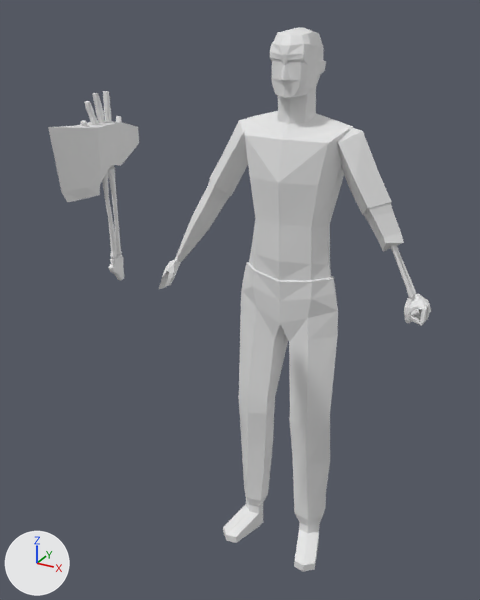
The Blender file salemstalker/Assets/3D/charatermodel/lumberjacktest.blend as it was, and as the next commit left it.
Both versions are drawn from a 50 mm lens placed at (0.855, -1.902, 1.916), pointed at (-0.047, -0.262, 1.096). The lights are fixed; the arrows at lower left show +X, +Y and +Z.

Objects in the first picture: 'Cube.001', 'Cube.002', 'Cube.007', 'arms', 'body', 'head'.
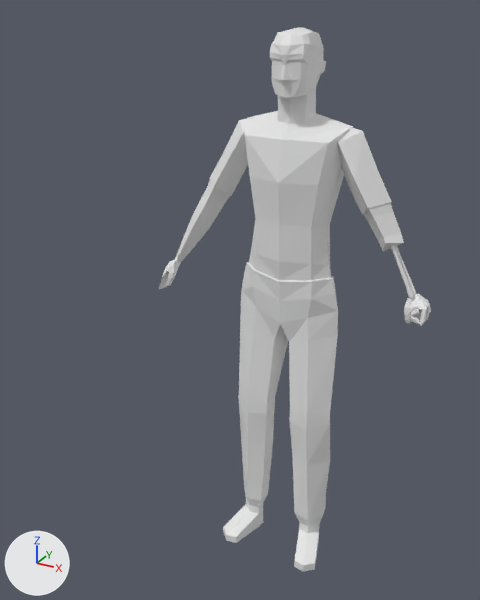
Edits to the scene script, one JSON object a line:
```json
{"op": "add", "block": "ob_cube_001", "code": "ob_cube_001.hide_set(True)"}
{"op": "add", "block": "ob_cube_002", "code": "ob_cube_002.hide_set(True)"}
```

Where the change shows, as pixel boxes [x1, y1, x2, y2] in the pictures (480 x 600 px):
```json
{"object": "Cube.001", "change": "hidden", "before": [48, 120, 139, 202]}
{"object": "Cube.002", "change": "hidden", "before": [81, 91, 124, 280]}
```
